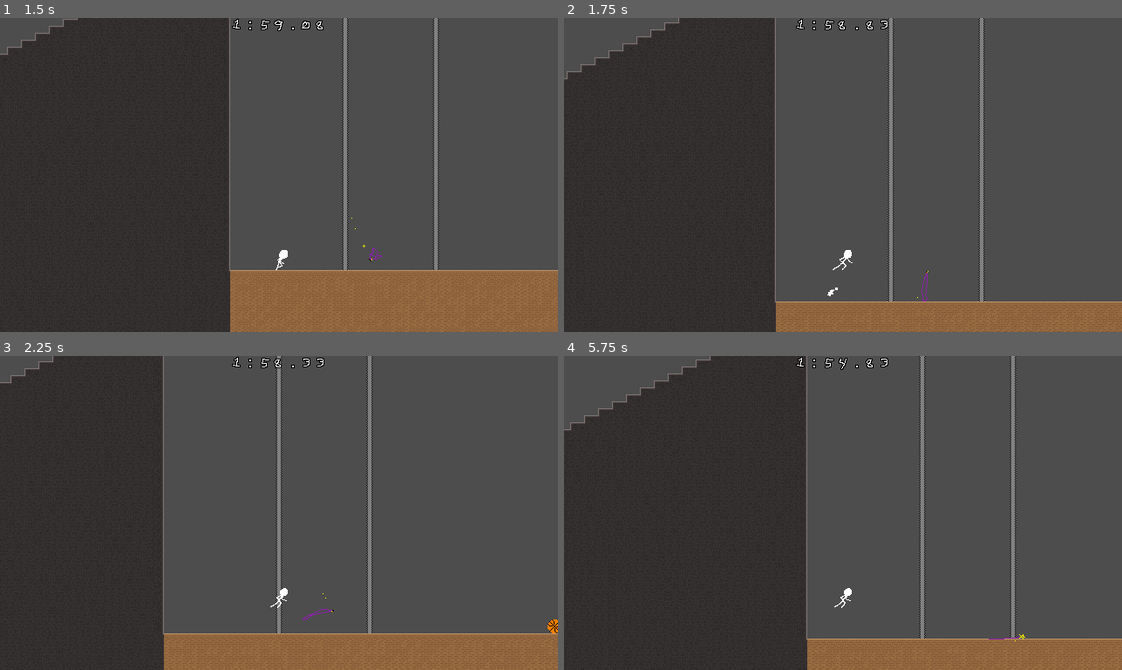
Above: before the commit, frames 1-4 (two rows, left to right).
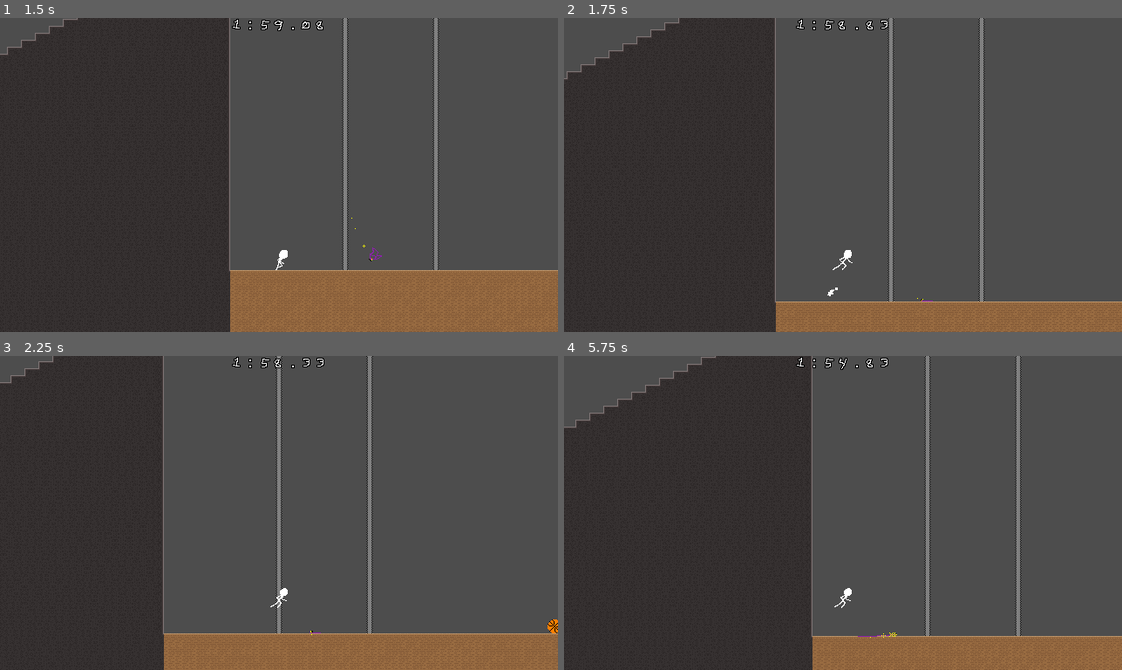
Above: after the commit, the same moments.

Repository: ncssm-mor-NyE9DoBlxs3M/platformer
Game: Godot game, scene res://Main.tscn
Same seed, same stepped clock (60 frames per second), same inputs: the game is played once before the commit and once after it.
Inputs:
- Up to frame 1 (1.5 s): click "PLAY" at 0.5 s; hold Right (right) from 1.28 s (still down); tap X (throw) at 1.35 s
- Up to frame 2 (1.75 s): keep holding Right (right); tap Z (jump) at 1.52 s
- Up to frame 3 (2.25 s): keep holding Right (right); tap X (throw) at 2.1 s
- Up to frame 4 (5.75 s): tap Z (jump) at 2.27, 3.77, 4.52, 5.27 s; release Right (right) at 2.78 s; hold Left (left) 2.78-5.03 s; tap X (throw) every 0.75 s from 2.85 to 5.1 s; hold Right (right) from 5.03 s (still down)

Frame 1 is identical in both runs. In frame 2, less than 0.1% of the frame differs, in the area x 63-67%, y 80-91%; in frame 3, less than 0.1%; in frame 4, 5.2%, in the area x 0-100%, y 0-100%.

Commit message:
fix: keys clipping through stuff

Diff:
--- a/objects/Key.tscn
+++ b/objects/Key.tscn
@@ -34,7 +34,7 @@
 [sub_resource type="PhysicsMaterial" id="PhysicsMaterial_pke0w"]
 friction = 0.1
 rough = true
-bounce = 0.75
+bounce = 0.5
 
 [sub_resource type="AtlasTexture" id="AtlasTexture_pke0w"]
 atlas = ExtResource("1_memqv")
@@ -117,9 +117,9 @@
 
 [node name="Key" type="RigidBody2D" parent="." unique_id=2109226007]
 collision_layer = 0
-mass = 0.1
 physics_material_override = SubResource("PhysicsMaterial_pke0w")
 lock_rotation = true
+continuous_cd = 1
 
 [node name="Head" type="AnimatedSprite2D" parent="Key" unique_id=849587731]
 sprite_frames = SubResource("SpriteFrames_icow2")
